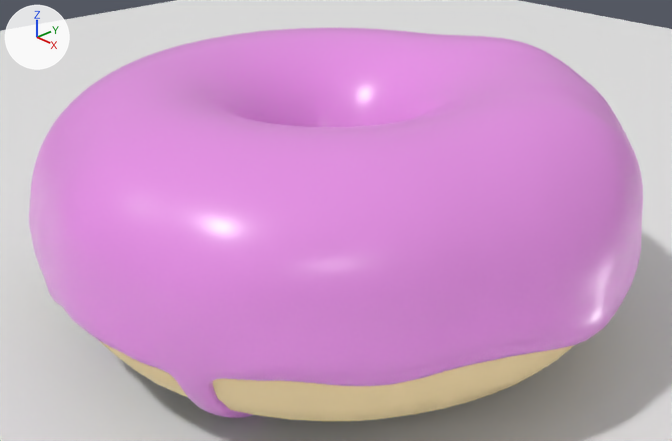
A saved change to the Blender file donut2.blend.
Camera for both pictures: a camera (50 mm lens) standing at (1.27, -1.185, 0.993) and looking at (0.023, -0.012, 0.193). Arrows for +X, +Y and +Z are at upper left; the lights stay in place.

Names of what the first picture shows: 'Donut', 'Icing', 'Plane'.
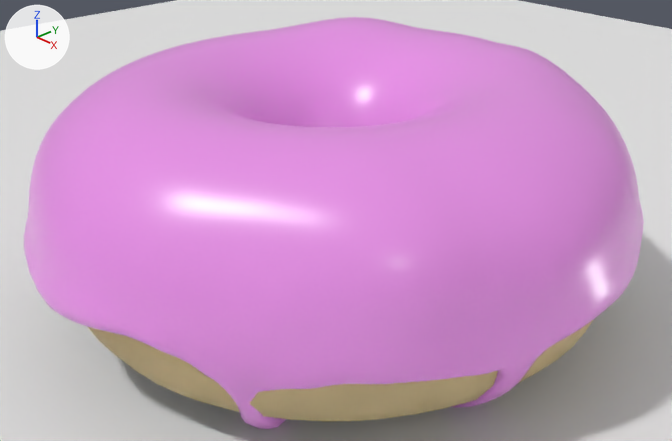
Location of each change, (x1, y1, x2, y2) in pixels of the pictures (672 x 441 px; the box of a moved part takes in the faces that stretch with it):
'Icing', turned
    before: (29, 28, 643, 418)
    after: (24, 17, 644, 429)
'Donut', reshaped, modifiers changed
    before: (100, 341, 574, 422)
    after: (88, 320, 593, 422)
part 1 of me_torus_003, moved or reshaped
    before: (213, 379, 320, 410)
    after: (178, 358, 320, 410)

Diff of the bpy script that builds the scene:
```diff
--- a/donut2.blend.py
+++ b/donut2.blend.py
@@ me_torus_003 @@
 me_torus_003.from_pydata(...)  # 384 vertices, 384 faces; spans x -0.574..0.612, y -0.611..0.577, z -0.25..0.261
 # used by ob_donut; location = (0.0, 0.0, 0.234)
-me_torus_003.vertices[289].co = (0.059, -0.611, 0.14)
-me_torus_003.vertices[301].co = (0.135, -0.578, 0.13)
-me_torus_003.vertices[302].co = (0.097, -0.47, 0.217)
-me_torus_003.vertices[313].co = (0.217, -0.56, 0.124)
-me_torus_003.vertices[314].co = (0.182, -0.454, 0.216)
-me_torus_003.vertices[324].co = (0.321, -0.507, 0.0)
-me_torus_003.vertices[325].co = (0.315, -0.536, 0.125)
-me_torus_003.vertices[337].co = (0.409, -0.436, 0.133)
-me_torus_003.vertices[349].co = (0.493, -0.32, 0.145)
+# me_torus_003 part 1
+me_torus_003.vertices[289].co = (0.036, -0.565, 0.123)
+me_torus_003.vertices[301].co = (0.118, -0.535, 0.113)
+me_torus_003.vertices[302].co = (0.097, -0.469, 0.216)
+me_torus_003.vertices[313].co = (0.203, -0.511, 0.11)
+me_torus_003.vertices[314].co = (0.179, -0.444, 0.209)
+me_torus_003.vertices[324].co = (0.315, -0.489, -0.01)
+me_torus_003.vertices[325].co = (0.286, -0.446, 0.095)
+me_torus_003.vertices[337].co = (0.39, -0.405, 0.122)
+me_torus_003.vertices[349].co = (0.492, -0.319, 0.145)
 me_torus_003.materials.append(mat_material_001)
@@ ob_donut @@
 _m = ob_donut.modifiers.new('Solidify', 'SOLIDIFY')
+_m.thickness = 0.0
@@ ob_icing @@
 ob_icing.location = (0.0, 0.0, 0.0)
+ob_icing.rotation_euler = (0.0, 0.0, 0.924)  # degrees (0, 0, 53)
```
